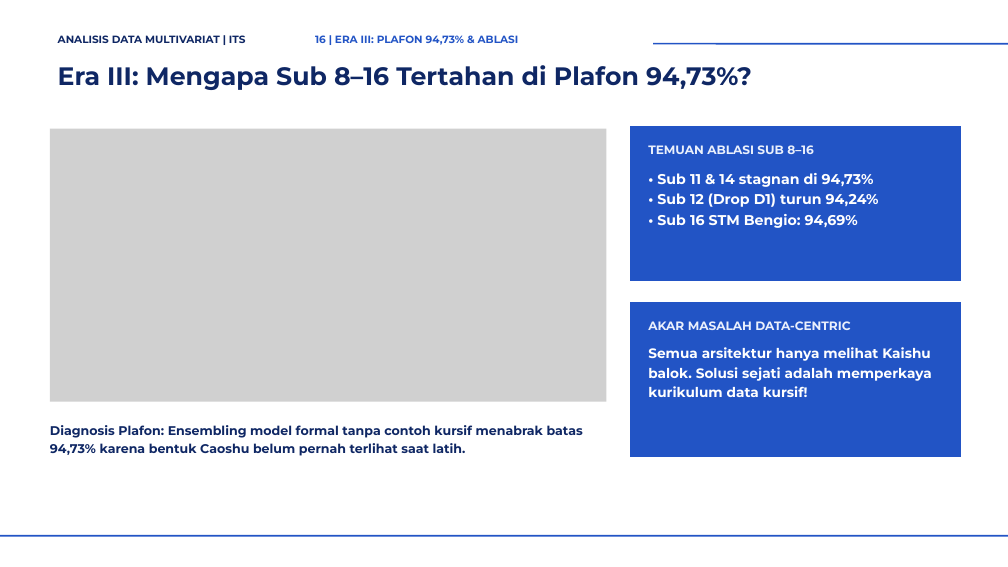
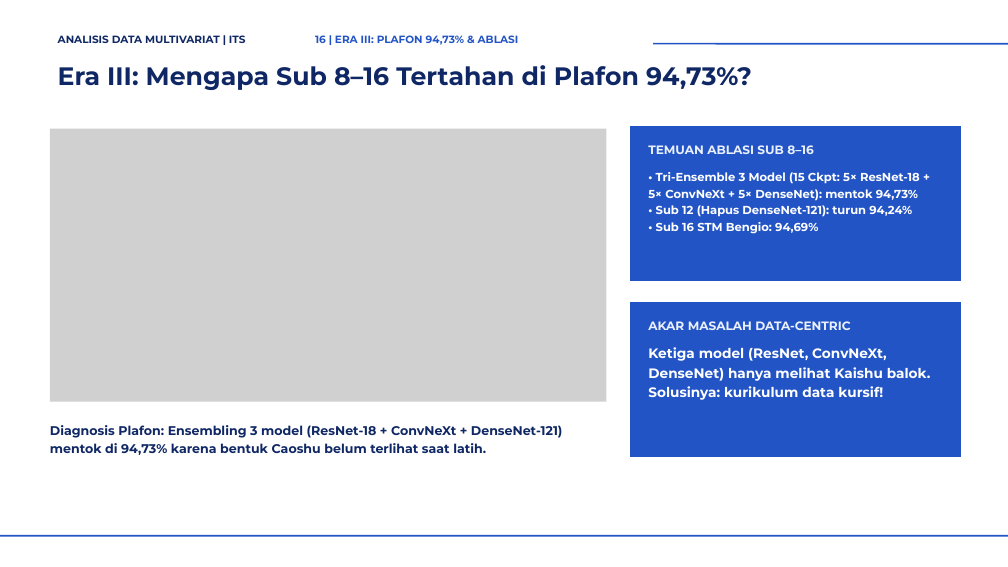
Before and after one commit to Reiii0-0/MNIST-ADM, a slide deck: slide 17 of outputs/FP_Analisis_Data_Multivariat_Tim_Arete_5025241135_FINAL.pptx. Drawn at 1008x567 pixels with LibreOffice and Linux fonts; fonts in the diff are those of the drawing; grey boxes stand for pictures. Boxes give left, top, right and bottom in pixels: in the first picture for what was removed or moved away, otherwise in the second. Text is boxed around its words. In the diff, an @@ line names an element or a change of style, - is before the commit and + after.

```diff
--- a/outputs/FP_Analisis_Data_Multivariat_Tim_Arete_5025241135_FINAL.pptx
+++ b/outputs/FP_Analisis_Data_Multivariat_Tim_Arete_5025241135_FINAL.pptx
@@ text at [648, 172, 920, 217]: text changed; size 20.2 to 16.5 pt @@
-• Sub 11 & 14 stagnan di 94,73%
-• Sub 12 (Drop D1) turun 94,24%
+• Tri-Ensemble 3 Model (15 Ckpt: 5× ResNet-18 + 5× ConvNeXt + 5× DenseNet): mentok 94,73%
+• Sub 12 (Hapus DenseNet-121): turun 94,24%
@@ text at [656, 222, 818, 234]: size 20.2 to 16.5 pt in "• Sub 16 STM Bengio: 94,69%"; line spacing 29.4pt to 23.9pt @@
@@ text at [648, 347, 931, 400]: text changed @@
-Semua arsitektur hanya melihat Kaishu balok. Solusi sejati adalah memperkaya kurikulum data kursif!
+Ketiga model (ResNet, ConvNeXt, DenseNet) hanya melihat Kaishu balok. Solusinya: kurikulum data kursif!
@@ text at [50, 425, 563, 455]: text changed @@
-Diagnosis Plafon: Ensembling model formal tanpa contoh kursif menabrak batas 94,73% karena bentuk Caoshu belum pernah terlihat saat latih.
+Diagnosis Plafon: Ensembling 3 model (ResNet-18 + ConvNeXt + DenseNet-121) mentok di 94,73% karena bentuk Caoshu belum terlihat saat latih.
```
Also in this commit, not shown: 6 other slides changed, 14 other files.
